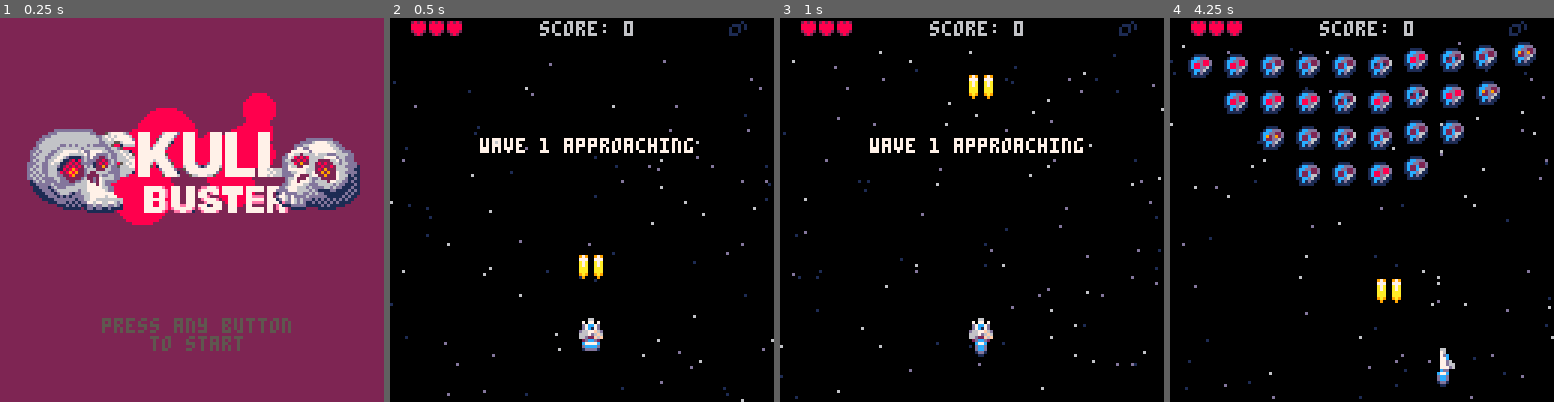
Above: before the commit, frames 1-4 (left to right).
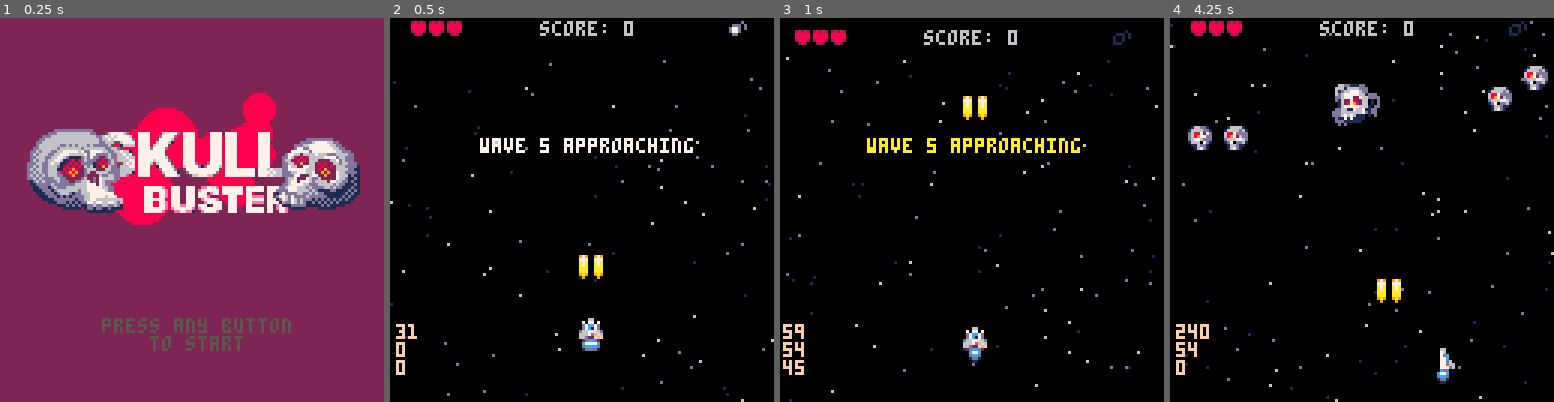
Above: after the commit, the same moments.

Repository: jimmac/pico-shed
Game: PICO-8 cartridge shmup.p8
The game is run twice, just before and just after one commit, with the same random seed, the same clock (stepped at 60 frames per second) and the same inputs.
Inputs:
- Up to frame 1 (0.25 s): no input
- Up to frame 2 (0.5 s): tap X (X key) at 0.33 s
- Up to frame 3 (1 s): tap O (Z key) at 0.7 s
- Up to frame 4 (4.25 s): tap X (X key) at 1.07, 1.85, 2.97, 4.08 s; hold Right 1.6-2.1 s; tap O (Z key) every 0.4 s from 1.7 to 4.1 s; hold Up 2.15-2.42 s; hold Right 2.47-3.03 s; hold Left 3.08-3.58 s; hold Down 3.63-3.97 s; hold Right from 4.02 s (still down)

Frame 1 is identical in both runs. In frame 2, 0.4% of the frame differs, in the area x 1-93%, y 0-93%; in frame 3, 5.7%; in frame 4, 12%, in the area x 0-100%, y 0-100%.

Commit message:
outline when picking up upgrades

Diff:
--- a/shmup.p8
+++ b/shmup.p8
@@ -31,7 +31,7 @@
 	music(0)
 	lockout=0
 	t=0
-	debug=false
+	debug=true
 end
 
 function _update60 ()
@@ -75,7 +75,7 @@
 	mode="wavetext"
 	flash=0
 	firet=0
-	wave=0
+	wave=4
 	lastwave=6
 	nextwave()
 	wavet=160
@@ -90,8 +90,9 @@
 	pl.lv=3   --number of lives
 	pl.inv=0  --invincibility
 	          -- frames
- pl.bmb=0  --bombs
+ pl.bmb=1  --bombs
 	pl.deathshake=3 --extra shake when hit
+	pl.outline=0
 	flame=4   --spr of flame
 
 	bl={} --bulets
@@ -210,6 +211,21 @@
  end
 
 	spr(myspr.spr,sprx,spry,myspr.sprw,myspr.sprh)
+end
+
+function drwoutline(myspr)
+	local c=7
+	if t%16<8 then
+		c=14
+	end
+	for i=1,15 do --rep to white
+		pal(i,c)
+	end
+	spr(myspr.spr,myspr.x+1,myspr.y,myspr.sprw,myspr.sprh)
+	spr(myspr.spr,myspr.x-1,myspr.y,myspr.sprw,myspr.sprh)
+	spr(myspr.spr,myspr.x,myspr.y+1,myspr.sprw,myspr.sprh)
+	spr(myspr.spr,myspr.x,myspr.y-1,myspr.sprw,myspr.sprh)
+	pal() --reset
 end
 
 function col(a,b)
@@ -568,6 +584,7 @@
 			sfx(6)
 			pl.bmb+=1
 			del(pickups,mypick)
+			pl.outline=60 --1s outline
 		end
 	end
 
@@ -649,7 +666,12 @@
 	if pl.lv>0 then --dont render when dead
 		if pl.inv<=0 then
 		 --ship
+		 if pl.outline>0 then --flashing when upgraded
+				drwoutline(pl)
+		 	pl.outline-=1
+		 end
 			drwspr(pl)
+			pal()--reset flashing
 			--flame
 	 	spr(flame,pl.x,pl.y+5)
 	 else
@@ -663,6 +685,7 @@
 	end
 	--pickups
 	for mypick in all(pickups) do
+		drwoutline(mypick)
 		drwspr(mypick)
 	end
 
@@ -1185,13 +1208,13 @@
 01c1d11001c1d11001c1d11001c1d1100116dd100116dd100116dd100166d1100d1622782266010d0d1672278226010dd0d167722782611d0000000000000000
 0111110001111100011111000111110000167d1000167d1000167d100167d100001628798266010d00167287982611ddd00167728798601d0000000000000000
 000000000000000000000000000000000011110000111100001111000011110000167777766610dd00167777777610ddd0016677776661100000000000000000
-00dddd0000dddd0000dddd0000dddd0001666a2001666a1001666a1001666a200dd6611766711dd00dd6671717611dd000dd16677116d10000000d0000000010
-0d6776d00d6776d00d6776d00d6776d0066776a2066ff6a1066ff6a1067776a2ddd66666667d1dd0ddd66666666010d00dddd6667766d00000ddd0d0000dd100
-0d1176d00d8876d10daa76d10d8876d1167717a21dddddd1166ff6a1167717a2ddd67676111010d0ddd16676767000000ddd11116766d0000d77d0d000d6cd00
-16187160168a616116a7716116896161167007e2167007e21d666ad1167006620d117171111000000d1111717110000000ddd111171710000d77d0000167c910
-1677666d1677666d1677666d1677666d1877768218767e8218dddd8118676e820ddd1111110000000ddd11111100000000dddd111111100000dd000001ccca10
-126d6d6d126d6d6d126d6d6d126d6d6d028888200d888820028888200288882000d0d0000000000000d0d00000000000000d0d0000000000000000000019a100
-02d2d2d101d1d1d101d1d1d101d1d1d1002222000011220000222200002222000000000000000000000000000000000000000000000000000000000000011000
+00dddd0000dddd0000dddd0000dddd0001666a2001666a1001666a1001666a200dd6611766711dd00dd6671717611dd000dd16677116d10000000d0000000080
+0d6776d00d6776d00d6776d00d6776d0066776a2066ff6a1066ff6a1067776a2ddd66666667d1dd0ddd66666666010d00dddd6667766d00000ddd0d000011808
+0d1176d00d8876d10daa76d10d8876d1167717a21dddddd1166ff6a1167717a2ddd67676111010d0ddd16676767000000ddd11116766d0000d77d0d00016c202
+16187160168a616116a7716116896161167007e2167007e21d666ad1167006620d117171111000000d1111717110000000ddd111171710000d77d0000167c920
+1677666d1677666d1677666d1677666d1877768218767e8218dddd8118676e820ddd1111110000000ddd11111100000000dddd111111100000dd000001ccca20
+126d6d6d126d6d6d126d6d6d126d6d6d028888200d888820028888200288882000d0d0000000000000d0d00000000000000d0d0000000000000000000029a200
+02d2d2d101d1d1d101d1d1d101d1d1d1002222000011220000222200002222000000000000000000000000000000000000000000000000000000000000022000
 1d666dd11d666dd11d677dd11d666dd1000000000000000000000000000000000000000000000000000000000000000000000000000000000000000000000000
 d66dddddd66dddddd6666dddd66ddddd000000000000000000000000000000000000000000000000000000000000000000000000000000000000010000000000
 6016d01d6006d00d6007600d6006d00d000000000000000000000000000000000000000000000000000000000000000000000000000000000011101000000000
